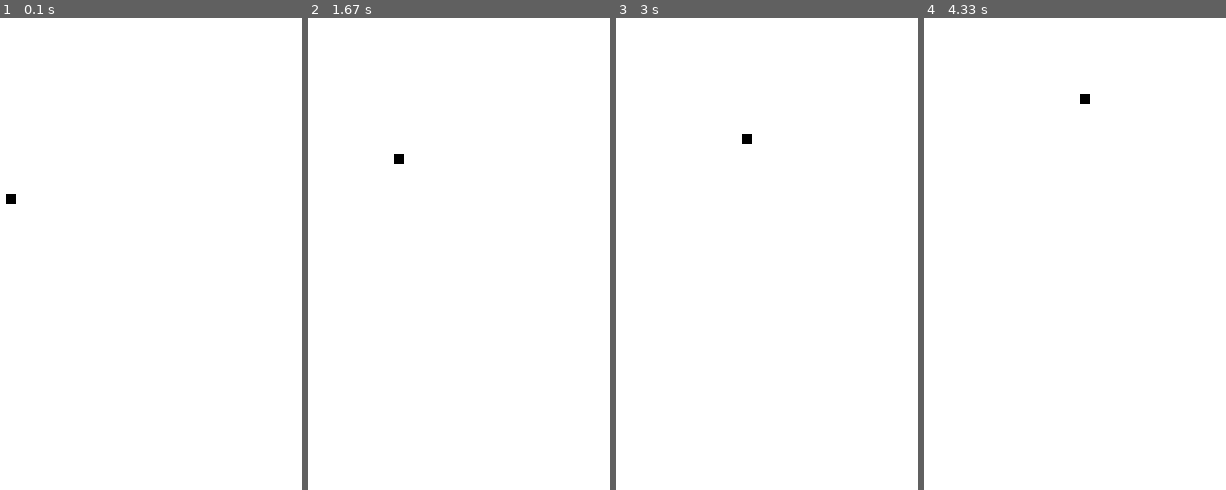
Above: before the commit, frames 1-4 (left to right).
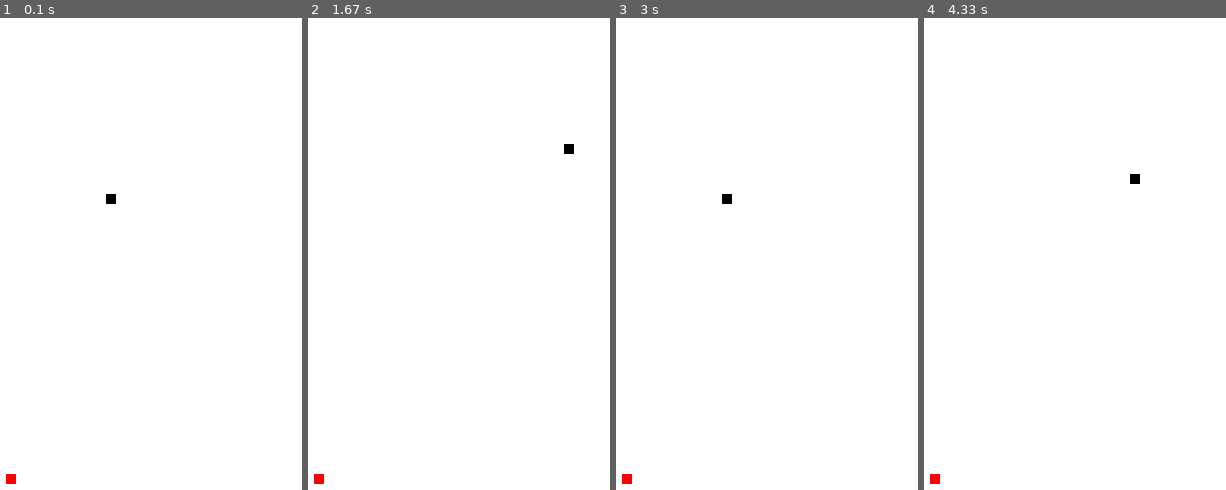
Above: after the commit, the same moments.

Repository: aljaserm/SnakyPyGame
Game: pygame game, started from snake.py
The game is run twice, just before and just after one commit, with the same random seed, the same clock (stepped at 60 frames per second) and the same inputs.
Inputs:
- Up to frame 1 (0.1 s): no input
- Up to frame 2 (1.67 s): hold Right 0.33-0.8 s; hold Up 0.83-1.13 s; hold Right 1.17-1.63 s
- Up to frame 3 (3 s): hold Left 1.67-2.2 s; hold Down 2.23-2.53 s; hold Left 2.57-2.97 s
- Up to frame 4 (4.33 s): hold Up 3-3.37 s; hold Right 3.4-4.03 s; hold Down from 4.07 s (still down)

The runs differ from the first frame. In frame 1, 0.2% of the frame differs, in the area x 1-39%, y 37-99%; in frame 2, 0.2%; in frame 3, 0.2%; in frame 4, 0.2%.

Commit message:
Day 1 on the game

Diff:
--- a/snake.py
+++ b/snake.py
@@ -1,43 +1,128 @@
+import time
 import pygame
-import pygame
+import random
 
 pygame.init()
 
-gameScreen = pygame.display.set_mode((800, 600))
+displayWidth = 800
+displayHeight = 600
+gameScreen = pygame.display.set_mode((displayWidth, displayHeight))
 
-gameClose = False
 pygame.display.set_caption("Snake")
 white = (255, 255, 255)
 black = (0, 0, 0)
 blue = (0, 0, 255)
 red = (255, 0, 0)
 green = (0, 255, 0)
-leadX = 300
-leadY = 300
-leadXChange = 0
-leadYChange = 0
-while not gameClose:
-    for event in pygame.event.get():
-        print(event)
-        if event.type == pygame.QUIT:
-            gameClose = True
-        if event.type == pygame.KEYDOWN:
-            if event.key == pygame.K_LEFT:
-                leadXChange -= 10
-            if event.key == pygame.K_RIGHT:
-                leadXChange += 10
-            if event.key == pygame.K_UP:
-                leadYChange -= 10
-            if event.key == pygame.K_DOWN:
-                leadYChange += 10
+greenDark = (0, 155, 0)
+directionMove = 10
+FPS = 15
+clock = pygame.time.Clock()
+
+font = pygame.font.SysFont(None, 25)
+
+
+def textObject(msg, msgType):
+    textSurface = font.render(msg, True, msgType)
+    return textSurface, textSurface.get_rect()
+
+
+def msgOutput(msg, msgType):
+    # screenMsg = font.render(msg, True, msgType)
+    # gameScreen.blit(screenMsg, [displayWidth / 2, displayHeight / 2])
+    textSurf, textRect = textObject(msg, msgType)
+    textRect.center = (displayWidth / 2), (displayHeight / 2)
+    gameScreen.blit(textSurf, textRect)
+
+
+def snakeSize(size, snakeList):
+    for xy in snakeList:
+        pygame.draw.rect(gameScreen, black, (xy[0], xy[1], size, size))
+
+
+def gameLife():
+    gameClose = False
+    gameOver = False
+    leadXChange = 0
+    leadYChange = 0
+    leadX = displayWidth / 2
+    leadY = displayHeight / 2
+    snakeList = []
+    snakeLength = 1
+    randomFoodX = round(random.randrange(0, displayWidth - directionMove) / 10.0) * 10.0
+    randomFoodY = round(random.randrange(0, displayHeight - directionMove) / 10.0) * 10.0
+    while not gameClose:
+        while gameOver:
+            gameScreen.fill(white)
+            msgOutput('Game Over, press space to play again or Q to quit', red)
+            pygame.display.update()
+            for event in pygame.event.get():
+                if event.type == pygame.KEYDOWN:
+                    if event.key == pygame.K_q:
+                        gameClose = True
+                        gameOver = False
+                    if event.key == pygame.K_SPACE:
+                        gameLife()
+
+        for event in pygame.event.get():
+            # print(event)
+            if event.type == pygame.QUIT:
+                gameClose = True
+            if event.type == pygame.KEYDOWN:
+                if event.key == pygame.K_LEFT:
+                    leadXChange = -directionMove
+                    leadYChange = 0
+                elif event.key == pygame.K_RIGHT:
+                    leadXChange = directionMove
+                    leadYChange = 0
+                elif event.key == pygame.K_UP:
+                    leadYChange = -directionMove
+                    leadXChange = 0
+                elif event.key == pygame.K_DOWN:
+                    leadYChange = directionMove
+                    leadXChange = 0
+
+                # elif event.type == pygame.KEYUP:
+                #     if event.key == pygame.K_LEFT or event.key == pygame.K_RIGHT :
+                #         leadXChange=0
+
+            if leadX >= 800 or leadX < 10 or leadY >= 600 or leadY < 0:
+                gameOver = True
         leadX += leadXChange
         leadY += leadYChange
+        gameScreen.fill(white)
+        # foodThickness = 10
+        pygame.draw.rect(gameScreen, red, (randomFoodX, randomFoodY, directionMove, directionMove))
+        # pygame.draw.rect(gameScreen, black, (leadX, leadY, 10, 10))
+        pygame.display.update()
+        # snakeList = []
+        snakeHead = []
+        snakeHead.append(leadX)
+        snakeHead.append(leadY)
+        snakeList.append(snakeHead)
+        if len(snakeList) > snakeLength:
+            del snakeList[0]
+        for eachSegment in snakeList[:-1]:
+            if eachSegment == snakeHead:
+                gameOver = True
 
-    gameScreen.fill(white)
-    pygame.draw.rect(gameScreen, black, (leadX, leadY, 10, 10))
+        snakeSize(directionMove, snakeList)
+        pygame.display.update()
+        if leadX == randomFoodX and leadY == randomFoodY:
+            # print("Eaten")
+            randomFoodX = round(random.randrange(0, displayWidth - directionMove) / 10.0) * 10.0
+            randomFoodY = round(random.randrange(0, displayHeight - directionMove) / 10.0) * 10.0
+            snakeLength += 1
 
-    pygame.display.update()
 
-pygame.quit()
+        clock.tick(FPS)
 
-quit()
+    # msgOutput("You lost :(", red)
+    # pygame.display.update()
+    # time.sleep(2)
+    pygame.quit()
+
+    quit()
+
+
+gameLife()
Binary file added: media/snakeHead.png
